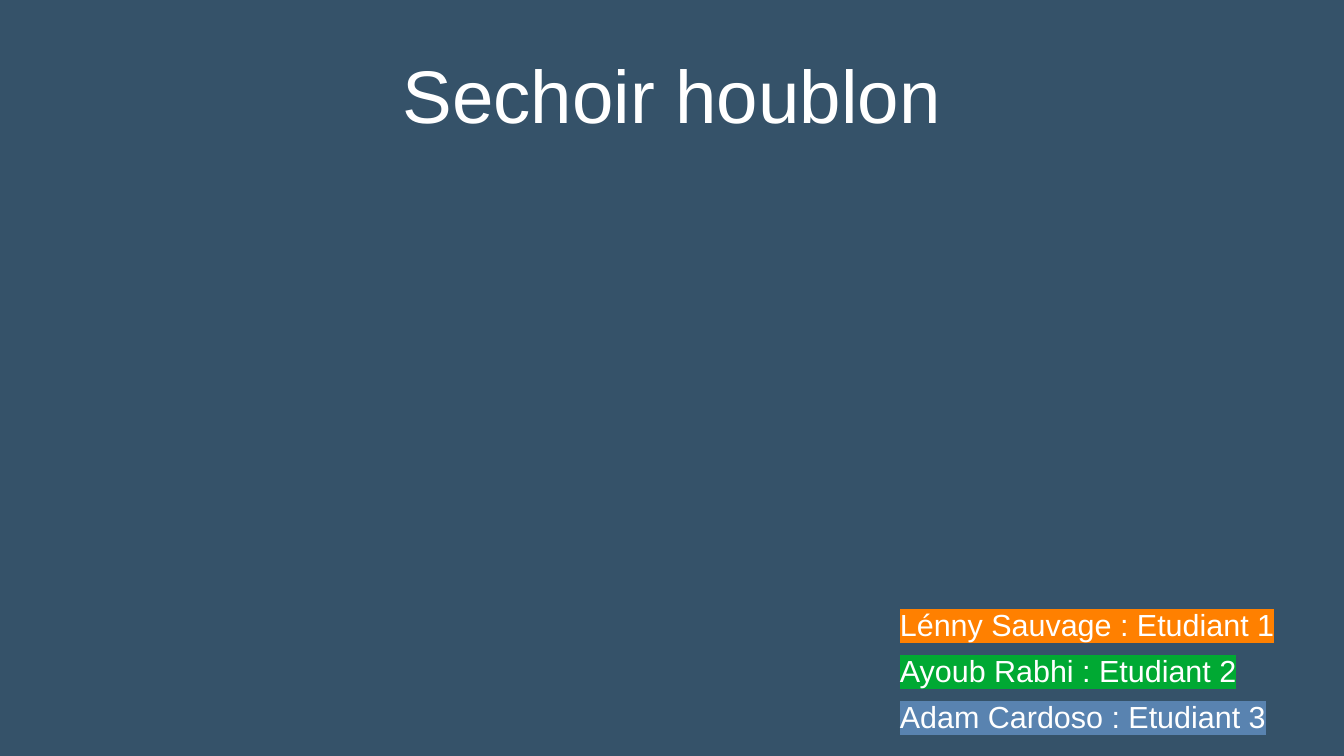
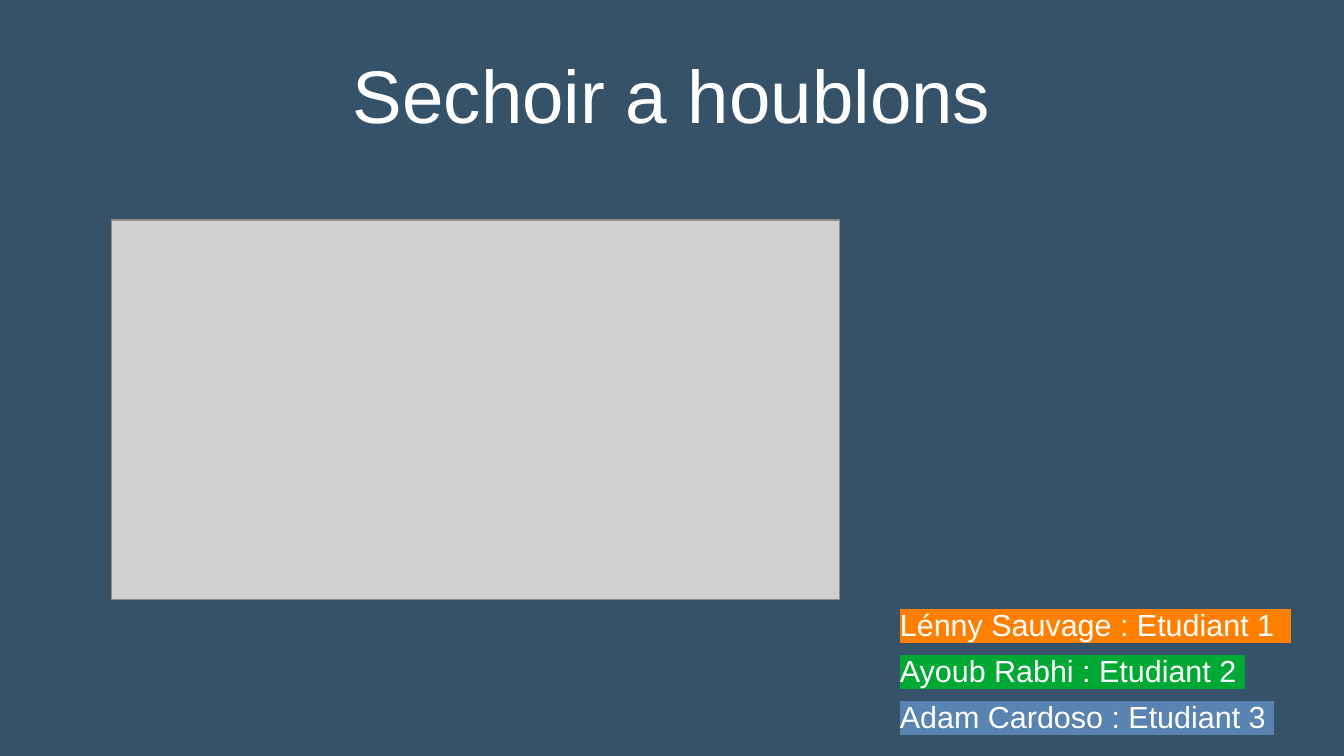
Before and after one commit to Sauvage89/sechoir-houblon, a slide deck: slide 1 of doc/diaporama/revue1.odp. Drawn at 1344x756 pixels with LibreOffice and Linux fonts; fonts in the diff are those of the drawing; grey boxes stand for pictures. Boxes give left, top, right and bottom in pixels: in the first picture for what was removed or moved away, otherwise in the second. Text is boxed around its words. In the diff, an @@ line names an element or a change of style, - is before the commit and + after.

```diff
--- a/doc/diaporama/revue1.odp
+++ b/doc/diaporama/revue1.odp
@@ title at (x1=353, y1=69, x2=990, y2=124): text changed @@
-Sechoir houblon
+Sechoir a houblons
@@ picture added at (x1=111, y1=221, x2=840, y2=601) @@
```
Also in this commit, not shown: 3 other slides changed, 1 slide added, 2 slides removed, 1 other file.
